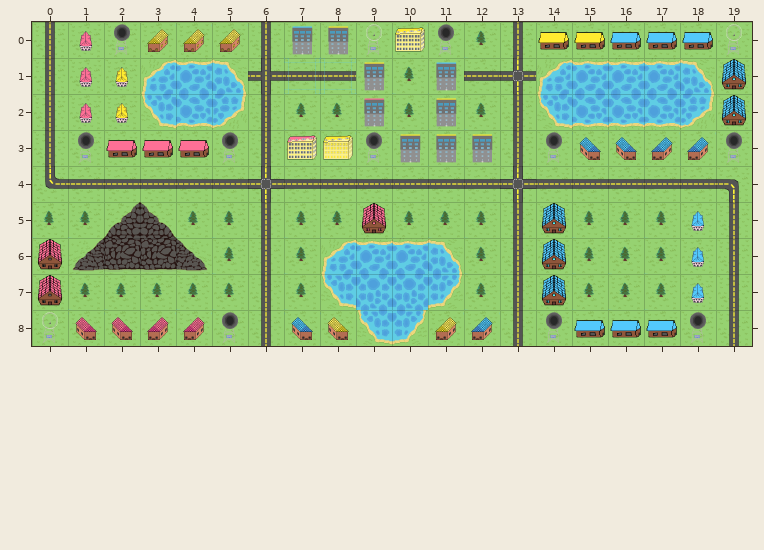
An edit to a level. Tiled map, assets/level2.tmx. Above: the version before the commit.
Cells are 120x120 px. Shown: x 0..19, y 0..8.
After the commit:
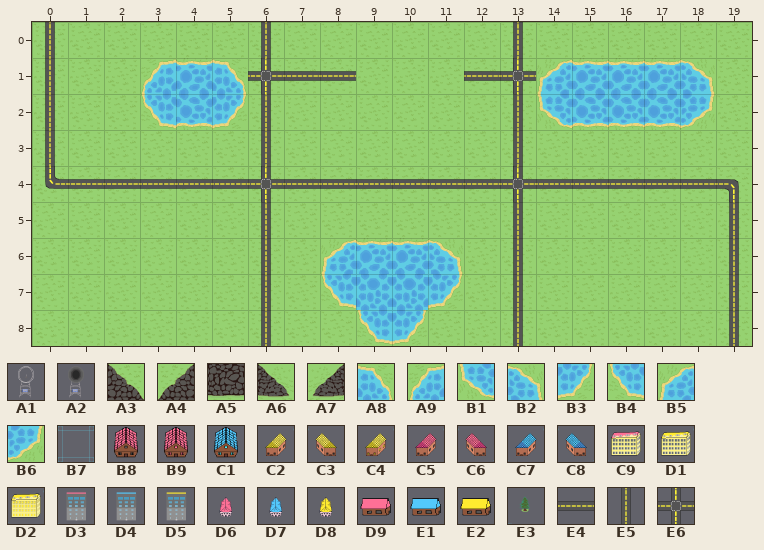
Key: from "4-Way Cell Tower": A1 0, A2 4; from "maplayouts": A3 3, A4 3 flipped left-right, A5 4, A6 5, A7 5 flipped left-right, A8 6, A9 6 flipped left-right, B1 6 flipped on the diagonal, B2 6 flipped on the other diagonal, B3 6 flipped up-down, B4 6 turned 180, B5 6 turned 270, B6 6 turned 90; from "objects": B7 0, B8 1, B9 2, C1 4, C2 7, C3 7 flipped left-right, C4 8, C5 9, C6 9 flipped left-right, C7 11, C8 11 flipped left-right, C9 13, D1 17, D2 18, D3 19, D4 21, D5 23, D6 25, D7 27, D8 29, D9 31, E1 33, E2 35, E3 40, E4 42, E5 42 turned 270, E6 43.
__ is an empty cell, ## one hidden under a higher layer.
Edits made:
{"where": "layer \"ground\""}
{"y":1,"x":3,"old":"B5","new":"##"}
{"y":1,"x":18,"old":"A8","new":"##"}
{"y":2,"x":5,"old":"B6","new":"##"}
{"y":2,"x":14,"old":"B4","new":"##"}
{"y":6,"x":11,"old":"A8","new":"##"}
{"where": "layer \"road_H\""}
{"y":1,"x":3,"old":"__","new":"A9"}
{"y":1,"x":18,"old":"__","new":"B2"}
{"y":2,"x":5,"old":"__","new":"B3"}
{"y":2,"x":14,"old":"__","new":"B1"}
{"y":4,"x":6,"old":"E4","new":"E6"}
{"y":4,"x":13,"old":"E4","new":"E6"}
{"y":6,"x":11,"old":"__","new":"B2"}
{"where": "layer \"road_V\" (removed)"}
{"y":1,"x":6,"old":"E5","new":"__"}
{"y":4,"x":6,"old":"E5","new":"__"}
{"y":4,"x":13,"old":"E5","new":"__"}
{"where": "layer \"reference\""}
{"y":0,"x":1,"old":"D6 A2 C4 C4 C4","new":"__ __ __ __ __"}
{"y":0,"x":7,"old":"D4 D5 A1 D1 A2 E3","new":"__ __ __ __ __ __"}
{"y":0,"x":14,"old":"E2 E2 E1 E1 E1 A1","new":"__ __ __ __ __ __"}
{"y":1,"x":1,"old":"D6 D8","new":"__ __"}
{"y":1,"x":7,"old":"B7 B7 D5 E3 D4","new":"__ __ __ __ __"}
{"y":1,"x":19,"old":"C1","new":"__"}
{"y":2,"x":1,"old":"D6 D8","new":"__ __"}
{"y":2,"x":7,"old":"E3 E3 D3 E3 D5 E3","new":"__ __ __ __ __ __"}
{"y":2,"x":19,"old":"C1","new":"__"}
{"y":3,"x":1,"old":"A2 D9 D9 D9 A2","new":"__ __ __ __ __"}
{"y":3,"x":7,"old":"C9 D2 A2 D5 D5 D5","new":"__ __ __ __ __ __"}
{"y":3,"x":14,"old":"A2 C8 C8 C7 C7 A2","new":"__ __ __ __ __ __"}
{"y":4,"x":6,"old":"E6","new":"__"}
{"y":4,"x":13,"old":"E6","new":"__"}
{"y":5,"x":0,"old":"E3 E3 A4 A3 E3 E3","new":"__ __ __ __ __ __"}
{"y":5,"x":7,"old":"E3 E3 B9 E3 E3 E3","new":"__ __ __ __ __ __"}
{"y":5,"x":14,"old":"C1 E3 E3 E3 D7","new":"__ __ __ __ __"}
{"y":6,"x":0,"old":"B8 A7 A5 A5 A6 E3","new":"__ __ __ __ __ __"}
{"y":6,"x":7,"old":"E3","new":"__"}
{"y":6,"x":12,"old":"E3","new":"__"}
{"y":6,"x":14,"old":"C1 E3 E3 E3 D7","new":"__ __ __ __ __"}
{"y":7,"x":0,"old":"B8 E3 E3 E3 E3 E3","new":"__ __ __ __ __ __"}
{"y":7,"x":7,"old":"E3","new":"__"}
{"y":7,"x":12,"old":"E3","new":"__"}
{"y":7,"x":14,"old":"C1 E3 E3 E3 D7","new":"__ __ __ __ __"}
{"y":8,"x":0,"old":"A1 C6 C6 C5 C5 A2","new":"__ __ __ __ __ __"}
{"y":8,"x":7,"old":"C8 C3","new":"__ __"}
{"y":8,"x":11,"old":"C2 C7","new":"__ __"}
{"y":8,"x":14,"old":"A2 E1 E1 E1 A2","new":"__ __ __ __ __"}
{"label":"changed","picture_box":[32,24,746,345]}
